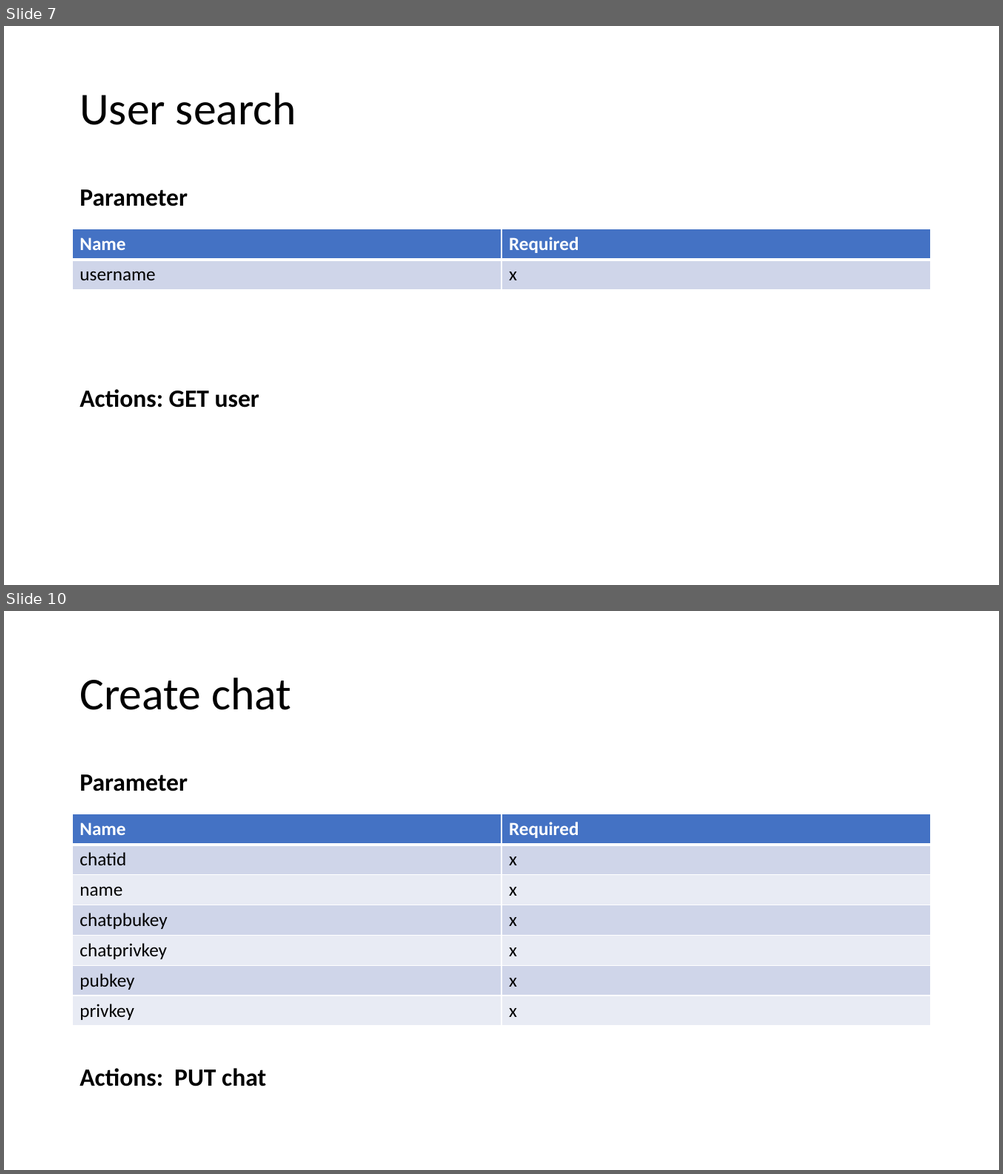
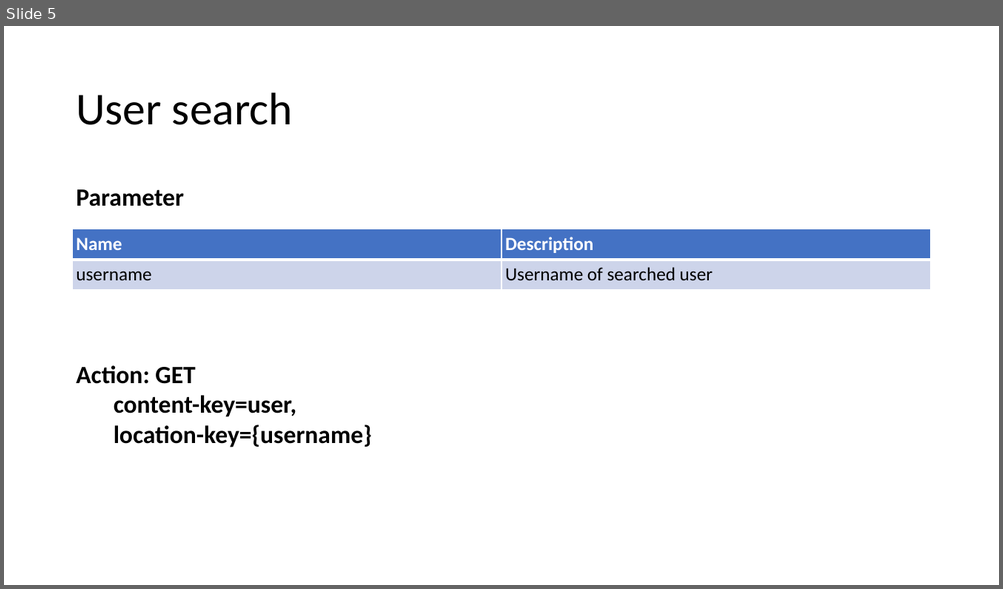
Before and after one commit to lexli8888/DSA-chat, a slide deck: presentation/Challenge Task HS 2018.pptx. Shown one above the other, each under a label of ours: slides 7 and 10 before the commit, slide 5 after it; the slides between them are not shown. The pictures are 1003x1174 and 1003x589 pixels, drawn with LibreOffice and Linux fonts; fonts in the diff are those of the drawing. Boxes give left, top, right and bottom in pixels: in the first picture for what was removed or moved away, otherwise in the second. Text is boxed around its words. In the diff, an @@ line names an element or a change of style, - is before the commit and + after.

```diff
--- a/presentation/Challenge Task HS 2018.pptx
+++ b/presentation/Challenge Task HS 2018.pptx
@@ slide 10 removed at [4, 611, 999, 1170], background #FFFFFF @@
@@ title removed at [79, 678, 291, 710] @@
-Create chat
@@ text removed at [79, 775, 188, 792] @@
-Parameter
@@ table removed at [73, 815, 930, 1027], 7 rows, 2 columns @@
-Name | Required
-chatid | x
-name | x
-chatpbukey | x
-chatprivkey | x
-pubkey | x
-privkey | x
@@ text removed at [79, 1068, 266, 1087] @@
-Actions: PUT chat
@@ what was slide 7 is now slide 5 @@
@@ slide 5 changed as well @@
@@ title "User search": place and size @@
-title "User search" at [79, 93, 296, 125]
+title "User search" at [76, 93, 293, 125]
@@ text "Parameter": place and size @@
-text "Parameter" at [79, 190, 188, 207]
+text "Parameter" at [76, 190, 184, 207]
@@ table at [73, 230, 930, 290] @@
-row 1, column 2: Required
+row 1, column 2: Description
-row 2, column 2: x
+row 2, column 2: Username of searched user
@@ fill #CFD5EA to #CDD4EA in row 2 @@
@@ text added at [76, 366, 372, 448], 24 pt, text #000000, bold @@
+Action: GET
+  content-key=user,
+  location-key={username}
@@ text removed at [79, 389, 259, 408] @@
-Actions: GET user
```
Also in this commit, not shown: 5 other slides changed, 8 slides added, 6 other slides removed.
